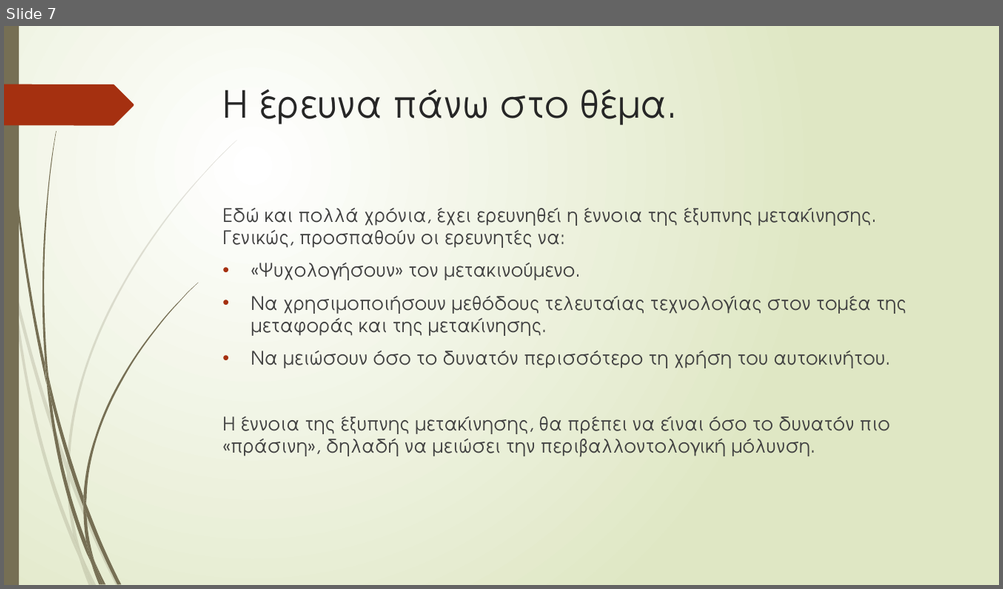
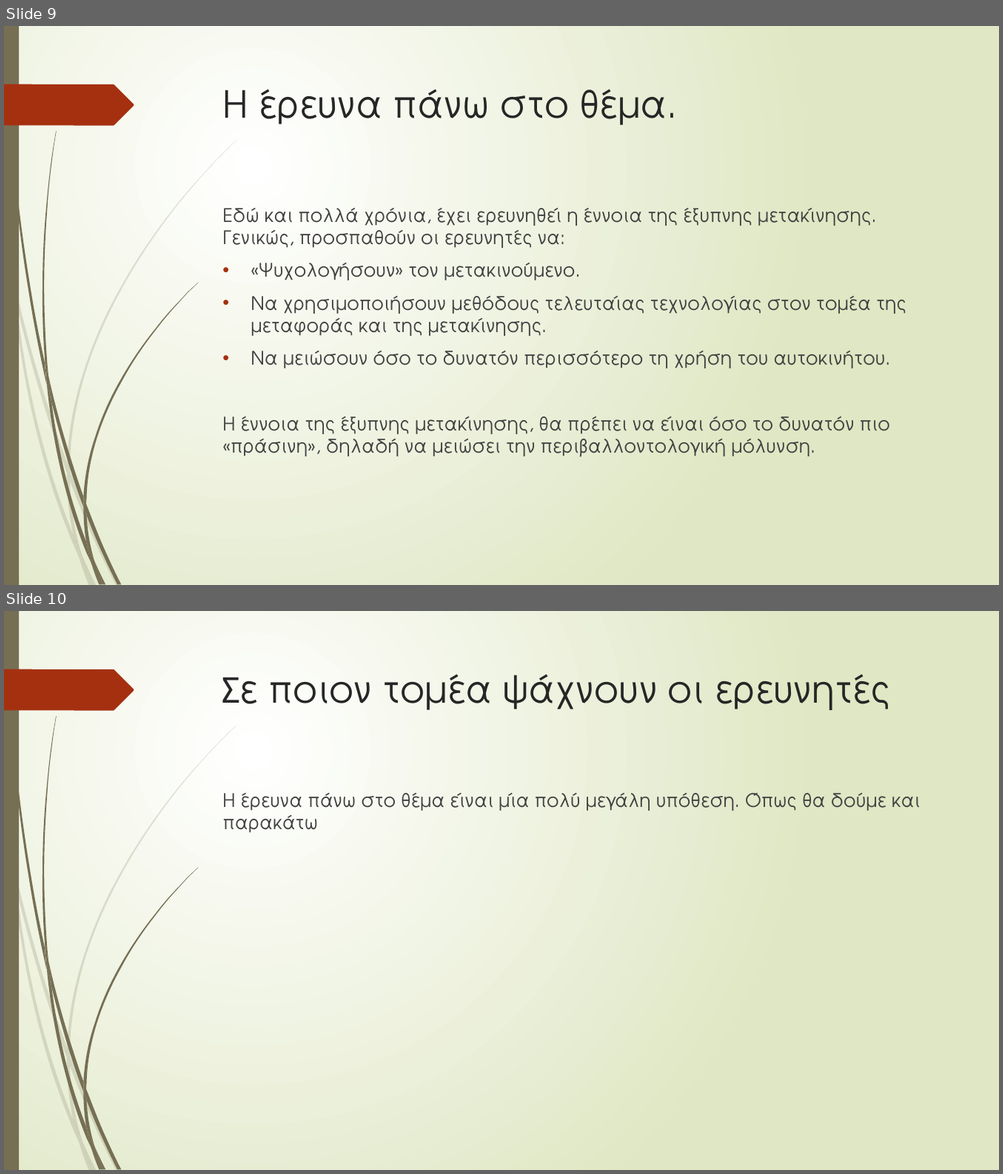
Before and after one commit to GeorgeMC2610/Contiki-Cooja-Simulations, a slide deck: final/p19204.pptx. Shown one above the other, each under a label of ours: slide 7 before the commit, slides 9 and 10 after it. The pictures are 1003x589 and 1003x1174 pixels, drawn with LibreOffice and Linux fonts; fonts in the diff are those of the drawing. Boxes give left, top, right and bottom in pixels: in the first picture for what was removed or moved away, otherwise in the second. Text is boxed around its words. In the diff, an @@ line names an element or a change of style, - is before the commit and + after.

```diff
--- a/final/p19204.pptx
+++ b/final/p19204.pptx
@@ slide 10 added at box(4, 611, 999, 1170), background gradient #FFFFFF to #DFE8C4; not listed: 24 template elements that a slide beside it also shows @@
@@ title added at box(223, 674, 891, 710), 36 pt, text #262626 @@
+Σε ποιον τομέα ψάχνουν οι ερευνητές
@@ text added at box(222, 793, 920, 833), 18 pt, text #404040 @@
+Η έρευνα πάνω στο θέμα είναι μία πολύ μεγάλη υπόθεση. Όπως θα δούμε και παρακάτω
@@ what was slide 7 is now slide 9 @@
```
Also in this commit, not shown: 2 other slides added.
